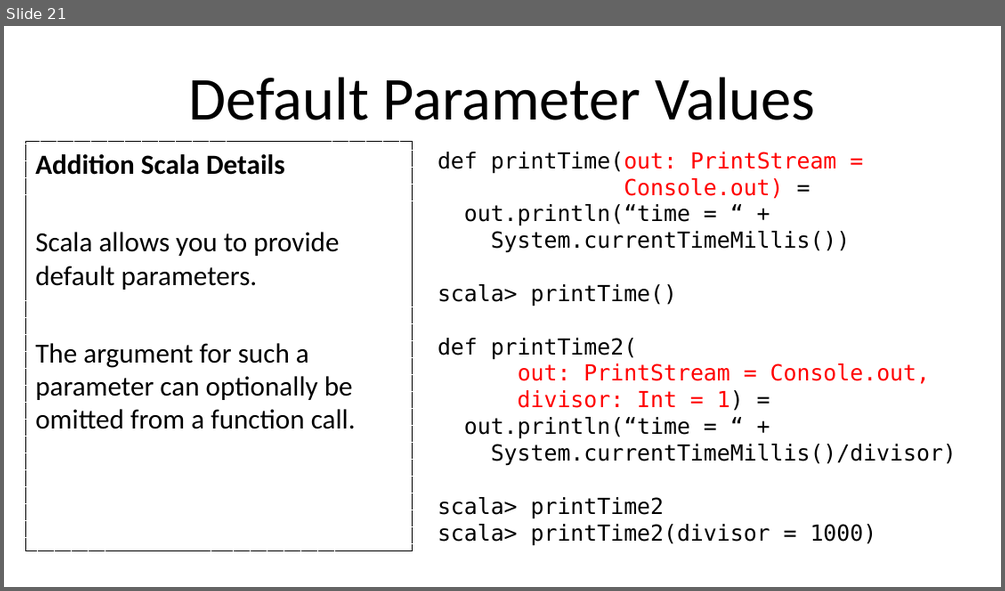
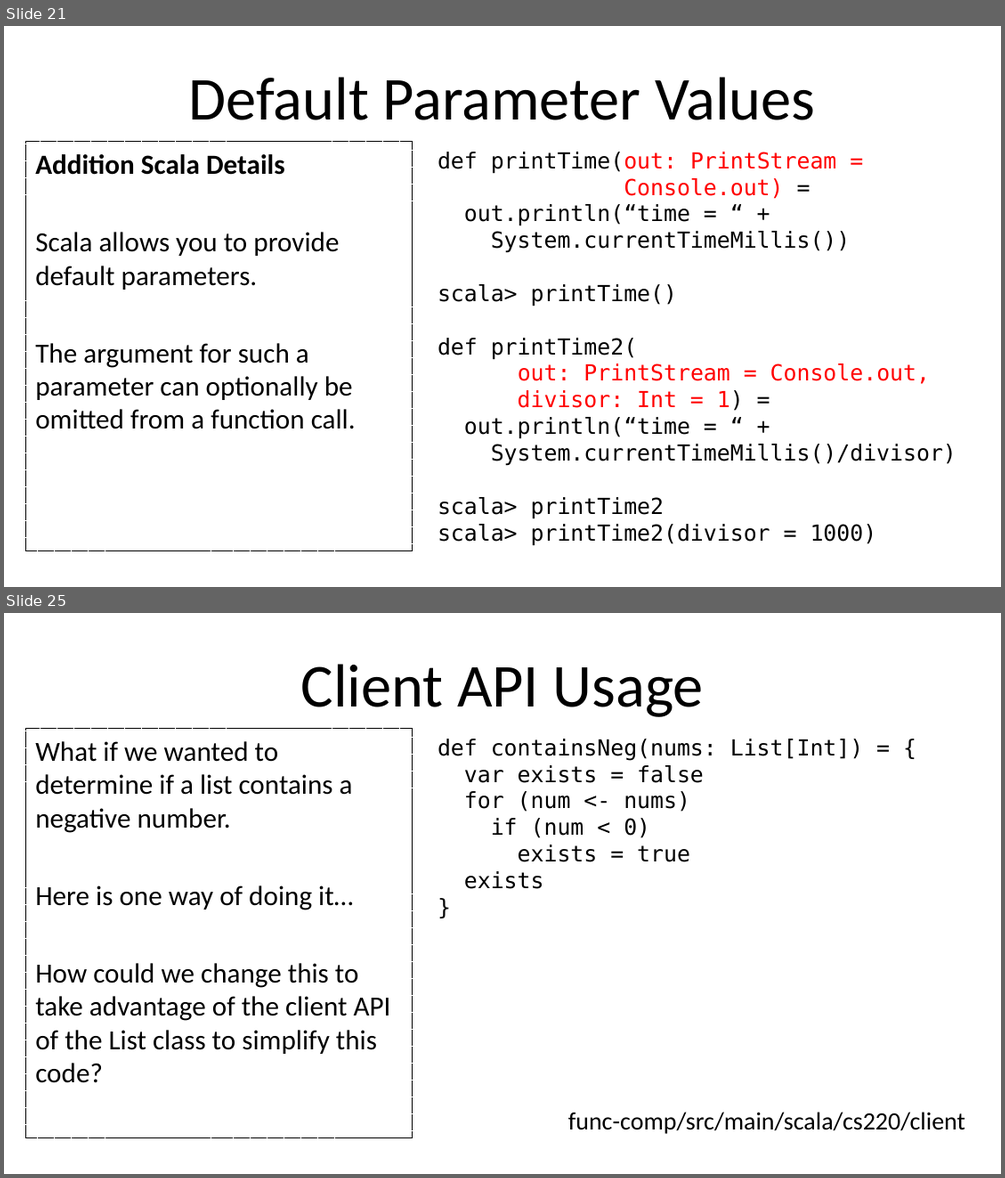
Before and after one commit to umass-cs-220/weekly-topic-control-abstraction, a slide deck: slides/control-abstraction.pptx. Shown one above the other, each under a label of ours: slide 21 before the commit, slides 21 and 25 after it; the slides between them are not shown. The pictures are 1005x591 and 1005x1178 pixels, drawn with LibreOffice and Linux fonts; fonts in the diff are those of the drawing; background and template pictures are left out. Boxes give left, top, right and bottom in pixels: in the first picture for what was removed or moved away, otherwise in the second. Text is boxed around its words. In the diff, an @@ line names an element or a change of style, - is before the commit and + after.

```diff
--- a/slides/control-abstraction.pptx
+++ b/slides/control-abstraction.pptx
@@ slide 25 added at (4,613,1001,1174), background #FFFFFF @@
@@ title added at (301,664,704,717), 44 pt, text #000000 @@
+Client API Usage
@@ text added at (26,729,413,1138), outline #000000 0.75 pt dashed, 20 pt, text #000000 @@
+What if we wanted to determine if a list contains a negative number.
+Here is one way of doing it…
+How could we change this to take advantage of the client API of the List class to simplify this code?
@@ text added at (437,738,863,889), 16 pt, text #000000 @@
+def containsNeg(nums: List[Int]) = {
+var exists = false
+for (num <- nums)
+if (num < 0)
+exists = true
+exists
+}
@@ text added at (568,1111,965,1134), 18 pt, text #000000 @@
+func-comp/src/main/scala/cs220/client
```
Also in this commit, not shown: 1 slide changed, 15 other slides added, 6 other files.
